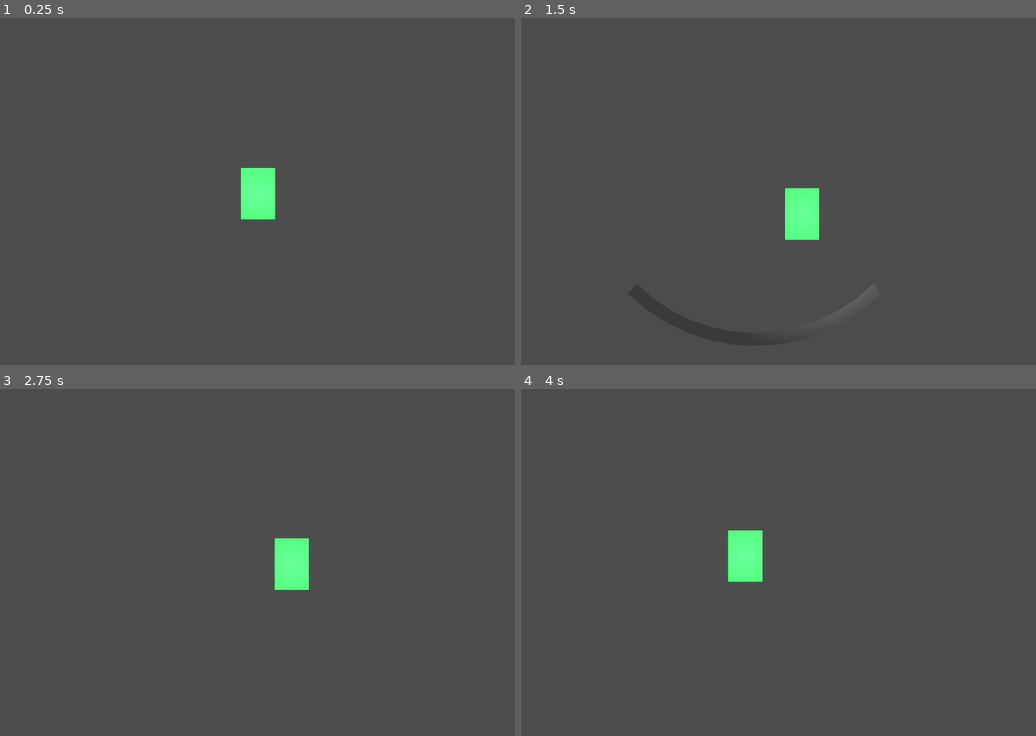
Above: before the commit, frames 1-4 (two rows, left to right).
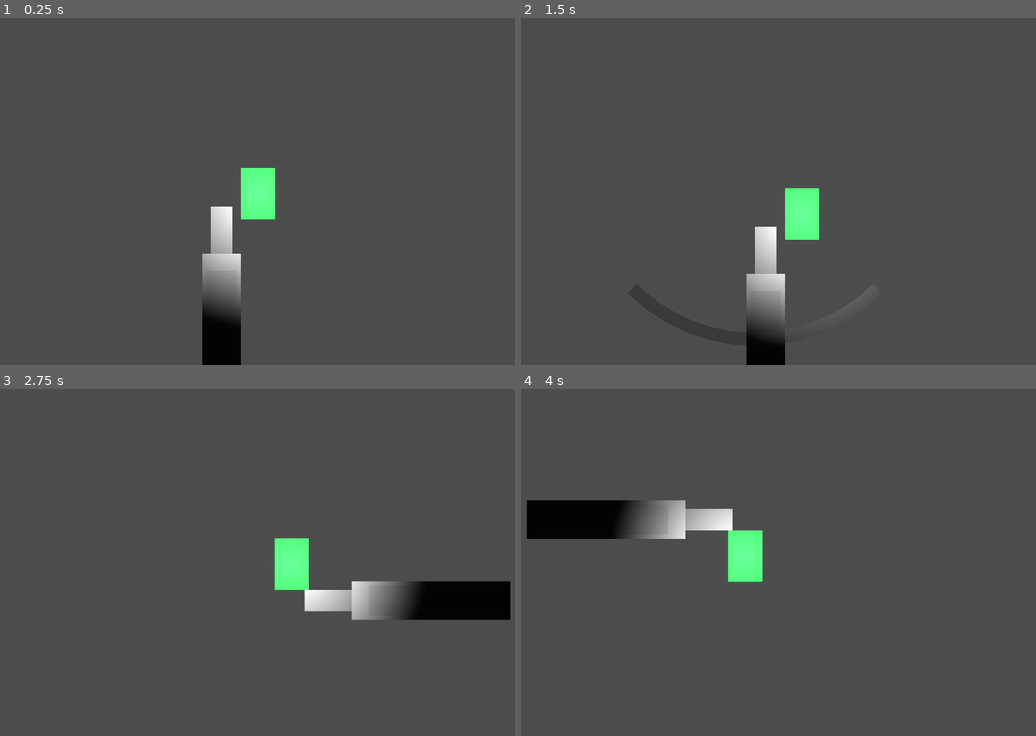
Above: after the commit, the same moments.

Repository: WMsans/top-down-rogue
Game: Godot game, scene res://scenes/main.tscn
The game is run twice, just before and just after one commit, with the same random seed, the same clock (stepped at 60 frames per second) and the same inputs.
Inputs (mouse positions are in pixels of both pictures, inside the frame that each line leads up to):
- Up to frame 1 (0.25 s): no input
- Up to frame 2 (1.5 s): tap Enter at 0.5 s; move the mouse to (912, 174) at 0.52 s; hold D 0.53-1.28 s; tap Z at 0.6 s; click (912, 174) at 0.67 s; tap Space at 1.25 s; move the mouse to (654, 208) at 1.27 s; hold S from 1.28 s (still down); tap X at 1.35 s
- Up to frame 3 (2.75 s): move the mouse to (319, 486) at 2.02 s; release S at 2.03 s; hold D from 2.03 s (still down); tap C at 2.1 s
- Up to frame 4 (4 s): move the mouse to (747, 631) at 2.77 s; release D at 2.78 s; hold W 2.78-3.53 s; tap Z at 2.85 s; click (747, 631) at 2.92 s; move the mouse to (963, 614) at 3.52 s; hold A from 3.53 s (still down); tap X at 3.6 s

The runs differ from the first frame. In frame 1, 2.6% of the frame differs, in the area x 39-47%, y 54-100%; in frame 2, 2.1%; in frame 3, 3.6%; in frame 4, 3.6%, in the area x 1-42%, y 32-44%.
Error in both runs: Cannot call method 'shader_create_from_spirv' on a null value. (res://src/core/world_manager.gd:97)

Commit message:
feat: add WeaponVisual to Player scene

Diff:
--- a/scenes/player.tscn
+++ b/scenes/player.tscn
@@ -2,6 +2,7 @@
 
 [ext_resource type="Script" uid="uid://hixog1elal7b" path="res://src/player/player_controller.gd" id="1"]
 [ext_resource type="Script" path="res://src/weapons/weapon_manager.gd" id="weapon_manager"]
+[ext_resource type="PackedScene" path="res://scenes/weapon_visual.tscn" id="weapon_visual"]
 
 [sub_resource type="RectangleShape2D" id="1"]
 size = Vector2(8, 12)
@@ -43,3 +44,5 @@
 
 [node name="WeaponManager" type="Node" parent="."]
 script = ExtResource("weapon_manager")
+
+[node name="WeaponVisual" parent="." instance=ExtResource("weapon_visual")]
